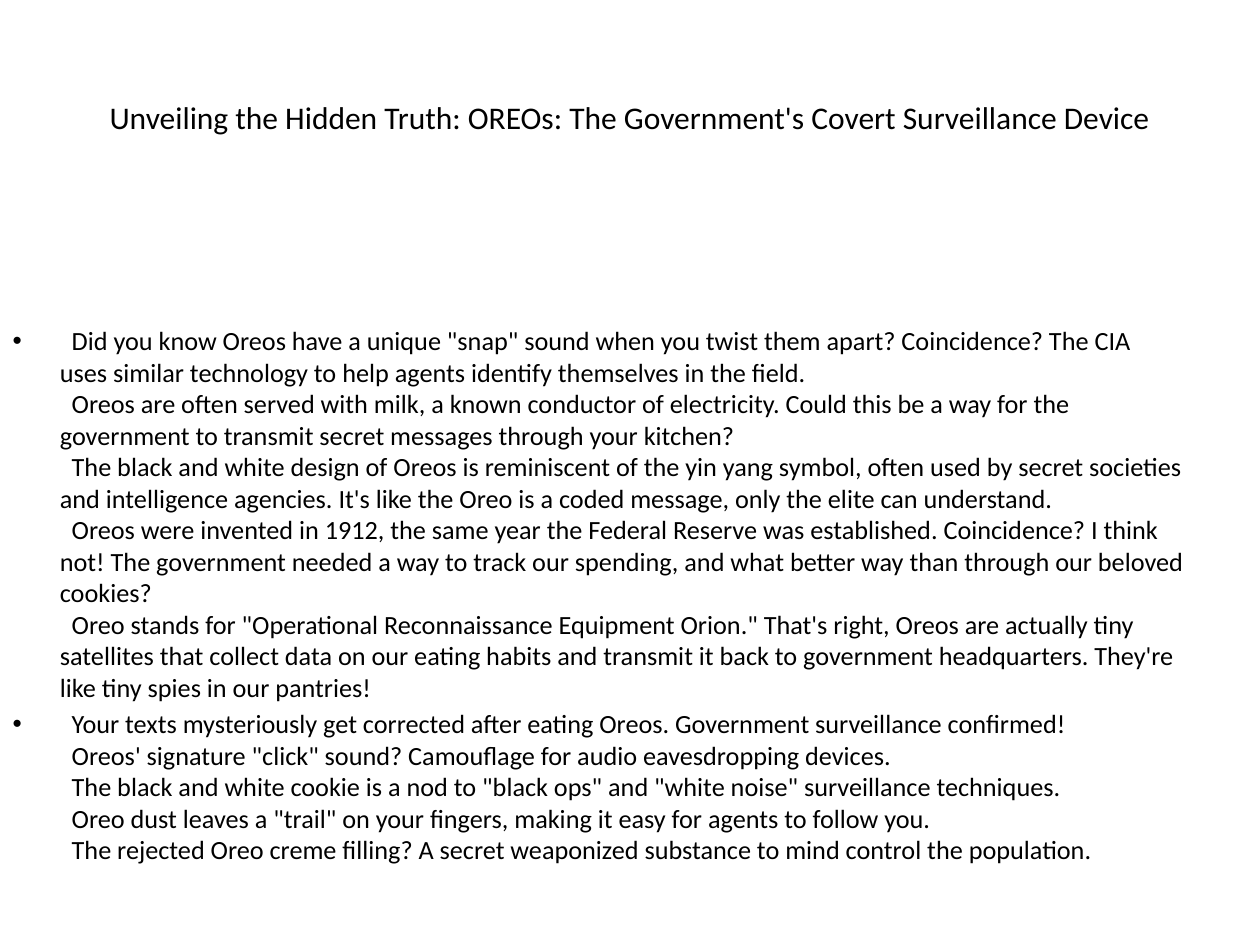
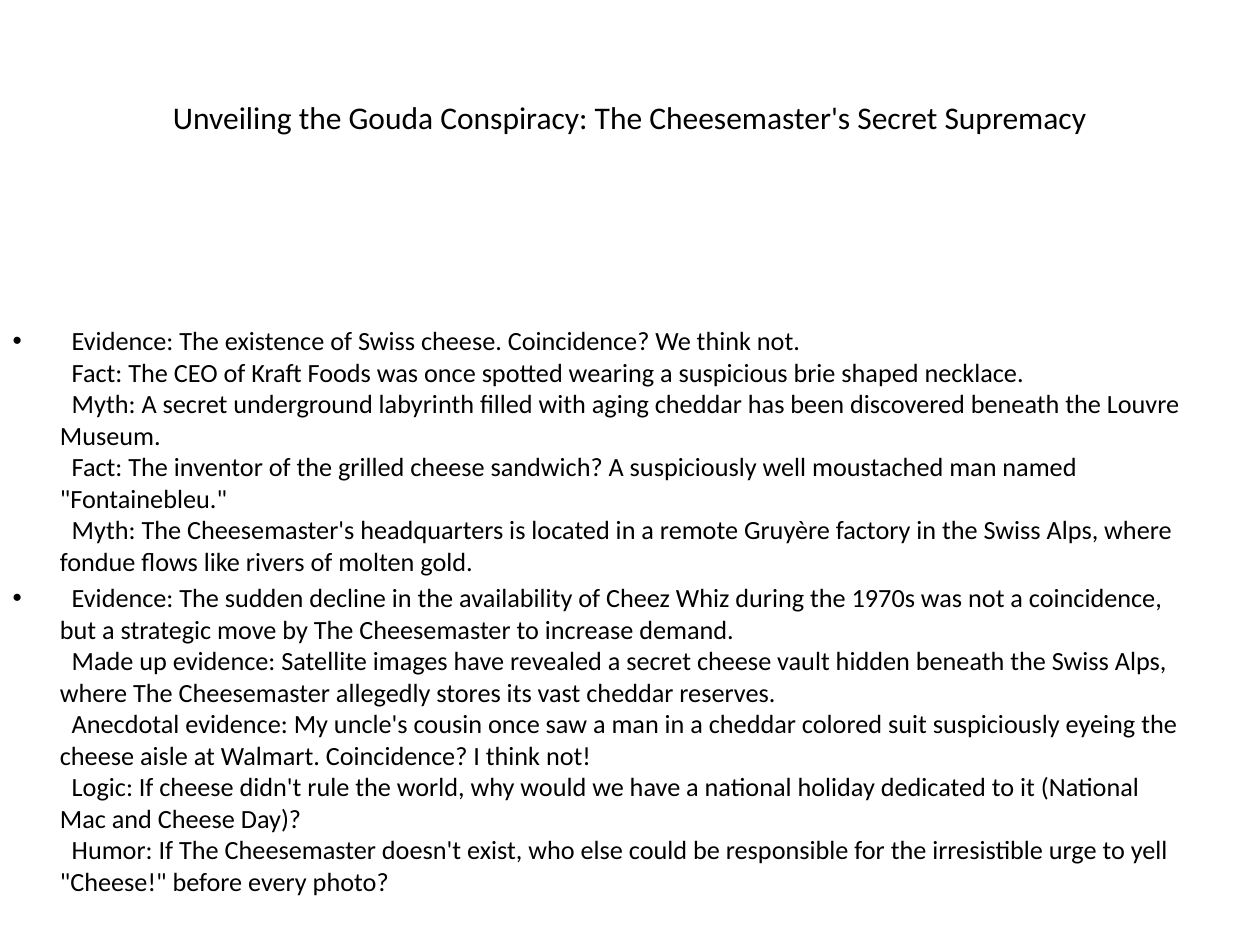
Before and after one commit to 0Armaan025/conspiracy-ppt-generator-api, a slide deck: slide 2 of generated_presentation.pptx. Drawn at 1260x945 pixels with LibreOffice and Linux fonts; fonts in the diff are those of the drawing. Boxes give left, top, right and bottom in pixels: in the first picture for what was removed or moved away, otherwise in the second. Text is boxed around its words. In the diff, an @@ line names an element or a change of style, - is before the commit and + after.

Commit message:
everything done, deploying now

```diff
--- a/generated_presentation.pptx
+++ b/generated_presentation.pptx
@@ title at [173,107,1086,135]: text changed @@
-Unveiling the Hidden Truth: OREOs: The Government's Covert Surveillance Device
+Unveiling the Gouda Conspiracy: The Cheesemaster's Secret Supremacy
@@ text at [60,331,1179,896]: text changed @@
-• Did you know Oreos have a unique "snap" sound when you twist them apart? Coincidence? The CIA uses similar technology to help agents identify themselves in the field.
-  Oreos are often served with milk, a known conductor of electricity. Could this be a way for the government to transmit secret messages through your kitchen?
-  The black and white design of Oreos is reminiscent of the yin yang symbol, often used by secret societies and intelligence agencies. It's like the Oreo is a coded message, only the elite can understand.
-  Oreos were invented in 1912, the same year the Federal Reserve was established. Coincidence? I think not! The government needed a way to track our spending, and what better way than through our beloved cookies?
-  Oreo stands for "Operational Reconnaissance Equipment Orion." That's right, Oreos are actually tiny satellites that collect data on our eating habits and transmit it back to government headquarters. They're like tiny spies in our pantries!
-• Your texts mysteriously get corrected after eating Oreos. Government surveillance confirmed!
-  Oreos' signature "click" sound? Camouflage for audio eavesdropping devices.
-  The black and white cookie is a nod to "black ops" and "white noise" surveillance techniques.
-  Oreo dust leaves a "trail" on your fingers, making it easy for agents to follow you.
-  The rejected Oreo creme filling? A secret weaponized substance to mind control the population.
+• Evidence: The existence of Swiss cheese. Coincidence? We think not.
+  Fact: The CEO of Kraft Foods was once spotted wearing a suspicious brie shaped necklace.
+  Myth: A secret underground labyrinth filled with aging cheddar has been discovered beneath the Louvre Museum.
+  Fact: The inventor of the grilled cheese sandwich? A suspiciously well moustached man named "Fontainebleu."
+  Myth: The Cheesemaster's headquarters is located in a remote Gruyère factory in the Swiss Alps, where fondue flows like rivers of molten gold.
+• Evidence: The sudden decline in the availability of Cheez Whiz during the 1970s was not a coincidence, but a strategic move by The Cheesemaster to increase demand.
+  Made up evidence: Satellite images have revealed a secret cheese vault hidden beneath the Swiss Alps, where The Cheesemaster allegedly stores its vast cheddar reserves.
+  Anecdotal evidence: My uncle's cousin once saw a man in a cheddar colored suit suspiciously eyeing the cheese aisle at Walmart. Coincidence? I think not!
+  Logic: If cheese didn't rule the world, why would we have a national holiday dedicated to it (National Mac and Cheese Day)?
+  Humor: If The Cheesemaster doesn't exist, who else could be responsible for the irresistible urge to yell "Cheese!" before every photo?
```
Also in this commit, not shown: 3 other slides changed, 9 other files.
